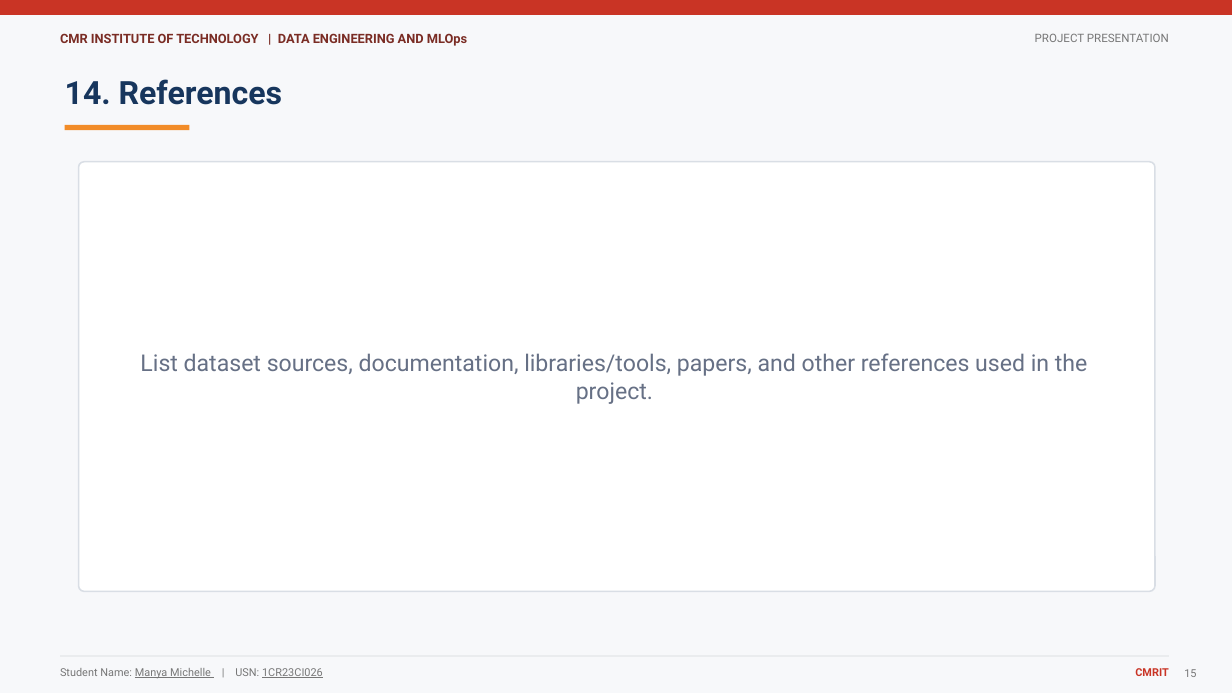
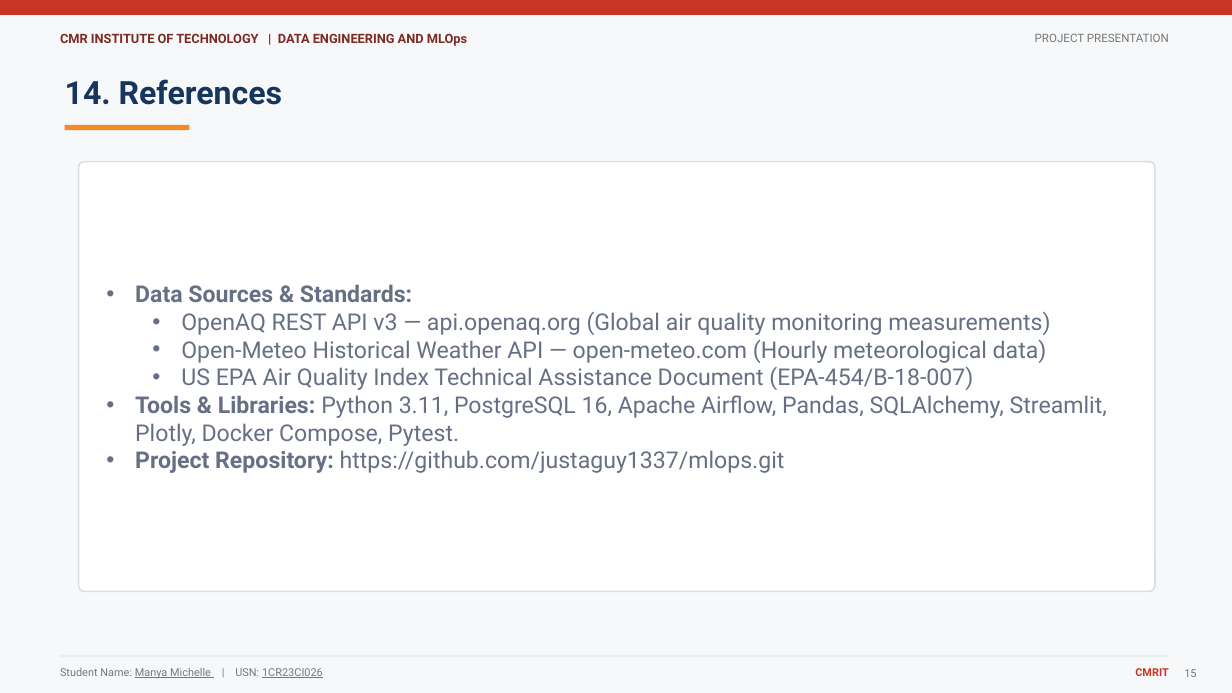
Before and after one commit to justaguy1337/mlops, a slide deck: slide 15 of Presentation_Template.pptx. Drawn at 1232x693 pixels with LibreOffice and Linux fonts; fonts in the diff are those of the drawing. Boxes give left, top, right and bottom in pixels: in the first picture for what was removed or moved away, otherwise in the second. Text is boxed around its words. In the diff, an @@ line names an element or a change of style, - is before the commit and + after.

```diff
--- a/Presentation_Template.pptx
+++ b/Presentation_Template.pptx
@@ text at (x1=135, y1=284, x2=1107, y2=473): text changed @@
-List dataset sources, documentation, libraries/tools, papers, and other references used in the project.
+• Data Sources & Standards:
+  • OpenAQ REST API v3 — api.openaq.org (Global air quality monitoring measurements)
+  • Open-Meteo Historical Weather API — open-meteo.com (Hourly meteorological data)
+  • US EPA Air Quality Index Technical Assistance Document (EPA-454/B-18-007)
+• Tools & Libraries: Python 3.11, PostgreSQL 16, Apache Airflow, Pandas, SQLAlchemy, Streamlit, Plotly, Docker Compose, Pytest.
+• Project Repository: https://github.com/justaguy1337/mlops.git
```
Also in this commit, not shown: 4 other slides changed, 2 slides added, 2 slides removed, 1 other file.
